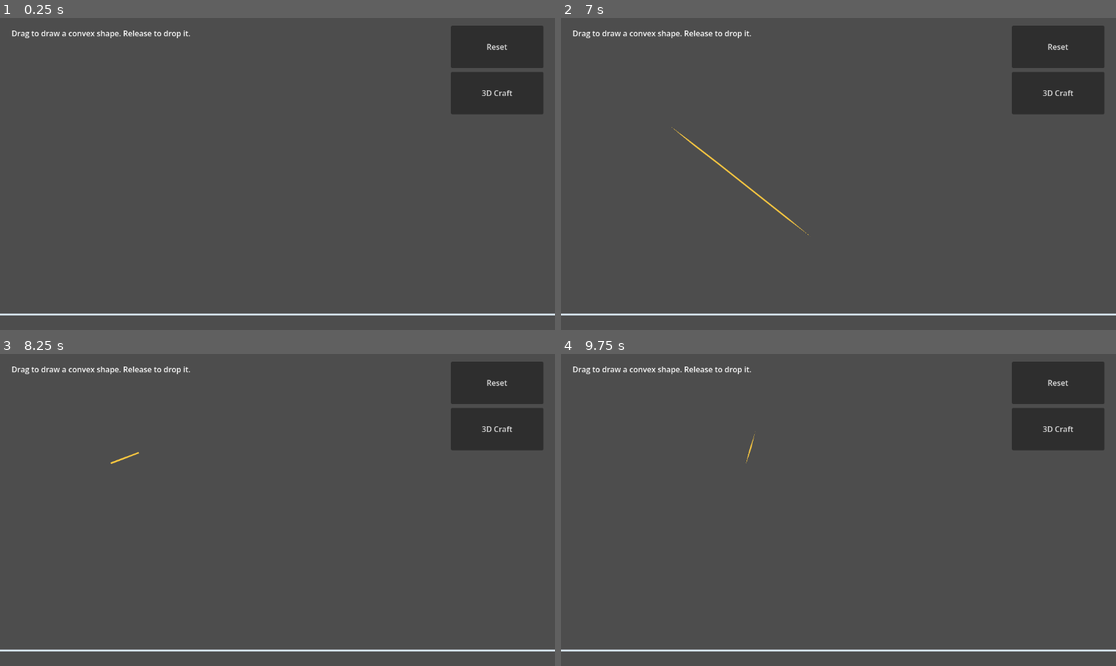
Above: before the commit, frames 1-4 (two rows, left to right).
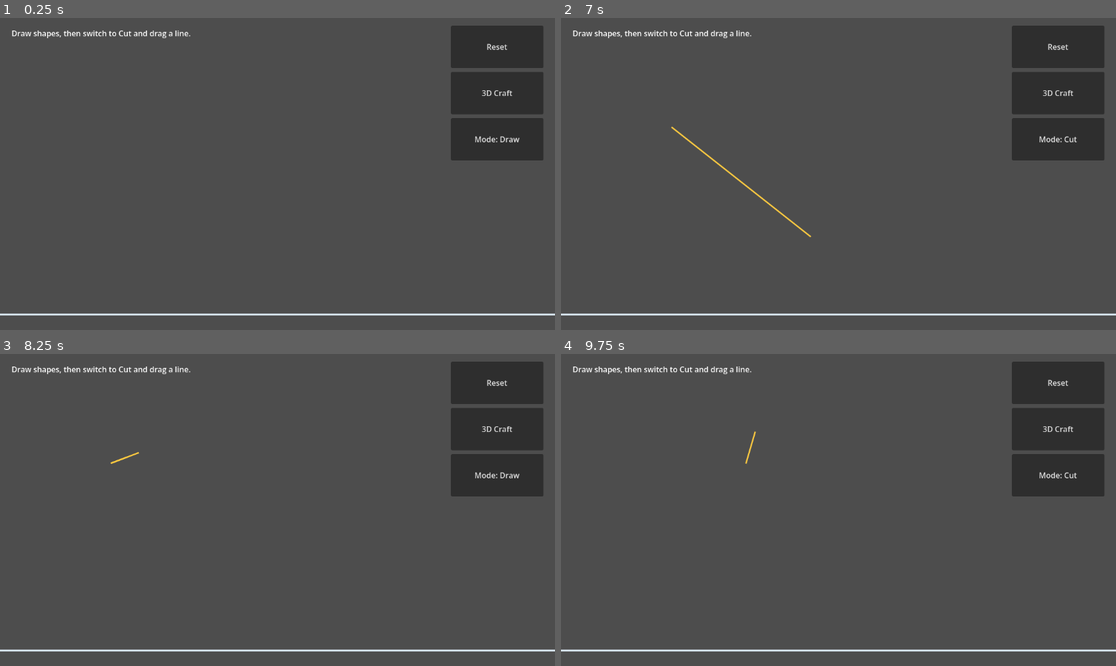
Above: after the commit, the same moments.

Repository: bundai223/game-poc
Game: Godot game, scene res://experiments/draw_physics/main.tscn
Same seed, same stepped clock (60 frames per second), same inputs: the game is played once before the commit and once after it.
Inputs (mouse positions are in pixels of both pictures, inside the frame that each line leads up to):
- Up to frame 1 (0.25 s): no input
- Up to frame 2 (7 s): click "Reset" at 0.5 s; click "3D Craft" at 1.25 s; click "2D Physics" at 2 s; click (1060, 139) at 2.75 s, where only the run after the commit has a clickable "Mode: Draw"; click (1060, 139) at 3.5 s, where only the run after the commit has a clickable "Mode: Cut"; tap Enter at 4.25, 6.5 s; move the mouse to (960, 158) at 4.27 s; hold D 4.28-5 s; tap R at 4.35, 6.05 s; click (960, 158) at 4.42 s; tap Space at 5 s; drag from (727, 189) to (810, 236) at 5.02 s; move the mouse to (894, 105) at 5.77 s; hold D 5.78-6.5 s; tap 1 at 5.85 s; click (894, 105) at 5.92 s; drag from (810, 236) to (672, 127) at 6.52 s
- Up to frame 3 (8.25 s): move the mouse to (444, 556) at 7.27 s; hold A 7.28-8 s; tap Delete at 7.35 s; click (444, 556) at 7.42 s; tap R at 7.55 s; tap Space at 8 s; drag from (111, 463) to (194, 432) at 8.02 s
- Up to frame 4 (9.75 s): tap Enter at 8.75, 8.85 s; move the mouse to (866, 510) at 8.77 s; hold S 8.78-9.5 s; click (866, 510) at 8.92 s; tap R at 9.05 s; tap Space at 9.5 s; drag from (755, 432) to (727, 525) at 9.52 s

The runs differ from the first frame. In frame 1, 2.6% of the frame differs, in the area x 4-98%, y 4-46%; in frame 2, 2.7%, in the area x 4-98%, y 4-71%; in frame 3, 2.6%; in frame 4, 2.6%.

Commit message:
[2D Draw] 図形の切断モードを追加

Diff:
--- a/experiments/draw_physics/main.gd
+++ b/experiments/draw_physics/main.gd
@@ -3,9 +3,16 @@
 const Outline = preload("res://experiments/draw_physics/outline.gd")
 const OutlineData = preload("res://experiments/draw_physics/outline_data.gd")
 const RigidBodyAdapter = preload("res://experiments/draw_physics/rigid_body_adapter.gd")
+const Slice = preload("res://experiments/draw_physics/slice.gd")
 const FLOOR_WIDTH := 10000.0
 const FLOOR_HEIGHT := 32.0
 
+var _cut_mode := false
+var _cut_cursor := Vector2.ZERO
+var _last_motion_ms := 0
+const CUT_SLOW_SPEED := 80.0
+const CUT_PAUSE_MS := 150
+var _frozen_bodies := {}
 var _floor_y := 0.0
 var _drawing := false
 var _touch_index := -1
@@ -26,7 +33,7 @@
 
 	var instructions := Label.new()
 	instructions.position = Vector2(24.0, 20.0)
-	instructions.text = "Drag to draw a convex shape. Release to drop it."
+	instructions.text = "Draw shapes, then switch to Cut and drag a line."
 	add_child(instructions)
 	var controls := CanvasLayer.new()
 	add_child(controls)
@@ -50,7 +57,28 @@
 	craft_button.offset_bottom = 200.0
 	craft_button.pressed.connect(_open_vehicle_craft)
 	controls.add_child(craft_button)
-	queue_redraw()
+	var mode_button := Button.new()
+	mode_button.name = "ModeButton"
+	mode_button.text = "Mode: Draw"
+	mode_button.set_anchors_preset(Control.PRESET_TOP_RIGHT)
+	mode_button.offset_left = -216.0
+	mode_button.offset_top = 208.0
+	mode_button.offset_right = -24.0
+	mode_button.offset_bottom = 296.0
+	mode_button.pressed.connect(func():
+		_cancel_draw()
+		_cut_mode = not _cut_mode
+		mode_button.text = "Mode: Cut" if _cut_mode else "Mode: Draw"
+	)
+	controls.add_child(mode_button)
+	queue_redraw()
+
+
+func _process(_delta: float) -> void:
+	if _drawing and _cut_mode and Time.get_ticks_msec() - _last_motion_ms >= CUT_PAUSE_MS:
+		if _outline[-1].distance_to(_cut_cursor) >= 3.0:
+			_outline.append(_cut_cursor)
+			queue_redraw()
 
 
 func _unhandled_input(event: InputEvent) -> void:
@@ -65,10 +93,7 @@
 		_add_point(to_local(event.position))
 	elif event is InputEventScreenTouch:
 		if event.canceled and event.index == _touch_index:
-			_drawing = false
-			_touch_index = -1
-			_outline.clear()
-			queue_redraw()
+			_cancel_draw()
 		elif event.pressed and not _drawing:
 			_touch_index = event.index
 			_begin_draw(to_local(event.position))
@@ -80,9 +105,7 @@
 
 
 func reset() -> void:
-	_drawing = false
-	_touch_index = -1
-	_outline.clear()
+	_cancel_draw()
 	for body in _created_bodies:
 		body.queue_free()
 	_created_bodies.clear()
@@ -103,16 +126,31 @@
 func _begin_draw(point: Vector2) -> void:
 	_drawing = true
 	_outline = PackedVector2Array([point])
+	if _cut_mode:
+		_cut_cursor = point
+		_last_motion_ms = Time.get_ticks_msec()
+		for body in _created_bodies:
+			_frozen_bodies[body] = [body.freeze, body.linear_velocity, body.angular_velocity]
+			body.freeze = true
 	queue_redraw()
 
 
 func _add_point(point: Vector2) -> void:
+	if _cut_mode:
+		var now := Time.get_ticks_msec()
+		var elapsed := now - _last_motion_ms
+		if elapsed > 0 and _cut_cursor.distance_to(point) * 1000.0 / elapsed < CUT_SLOW_SPEED and _outline[-1].distance_to(_cut_cursor) >= 3.0:
+			_outline.append(_cut_cursor)
+		if _outline.size() >= 2048:
+			_cancel_draw()
+			return
+		_cut_cursor = point
+		_last_motion_ms = now
+		queue_redraw()
+		return
 	if _outline.is_empty() or _outline[-1].distance_to(point) >= 3.0:
 		if _outline.size() >= 2048:
-			_drawing = false
-			_touch_index = -1
-			_outline.clear()
-			queue_redraw()
+			_cancel_draw()
 			return
 		_outline.append(point)
 		queue_redraw()
@@ -122,7 +160,15 @@
 	if not _drawing:
 		return
 	_add_point(point)
+	if not _drawing:
+		return
 	_drawing = false
+	if _cut_mode:
+		if _outline[-1].distance_to(point) >= 3.0:
+			_outline.append(point)
+		_cut_bodies()
+		_cancel_draw()
+		return
 	var points := Outline.prepare(_outline)
 	_outline.clear()
 	if not points.is_empty():
@@ -130,10 +176,48 @@
 	queue_redraw()
 
 
+func _cancel_draw() -> void:
+	_drawing = false
+	_touch_index = -1
+	_outline.clear()
+	for body in _frozen_bodies:
+		if is_instance_valid(body):
+			var state: Array = _frozen_bodies[body]
+			body.freeze = state[0]
+			body.linear_velocity = state[1]
+			body.angular_velocity = state[2]
+	_frozen_bodies.clear()
+	queue_redraw()
+
+
+func _cut_bodies() -> void:
+	for body in _created_bodies.duplicate():
+		var visual: Polygon2D = body.get_child(0)
+		var polygon := PackedVector2Array()
+		for point in visual.polygon:
+			polygon.append(to_local(body.to_global(point)))
+		var pieces := Slice.split(polygon, _outline)
+		if pieces.size() < 2:
+			continue
+		var state: Array = _frozen_bodies[body]
+		var center := to_local(body.to_global(body.center_of_mass))
+		_created_bodies.erase(body)
+		_frozen_bodies.erase(body)
+		body.queue_free()
+		for points in pieces:
+			var local_points := PackedVector2Array()
+			for point in points:
+				local_points.append(body.to_local(to_global(point)))
+			var part := spawn_body(OutlineData.new(local_points))
+			part.transform = body.transform * part.transform
+			part.linear_velocity = state[1] + (part.position - center).orthogonal() * state[2]
+			part.angular_velocity = state[2]
+
+
 func _draw() -> void:
 	draw_line(Vector2(400.0 - FLOOR_WIDTH / 2.0, _floor_y), Vector2(400.0 + FLOOR_WIDTH / 2.0, _floor_y), Color(0.85, 0.9, 0.95), 4.0)
-	if _outline.size() > 1:
+	if _outline.size() > 1 or (_cut_mode and _drawing and _outline.size() == 1):
 		var preview := _outline.duplicate()
 		if _drawing:
-			preview.append(_outline[0])
+			preview.append(_cut_cursor if _cut_mode else _outline[0])
 		draw_polyline(preview, Color(1.0, 0.8, 0.25), 3.0, true)
--- /dev/null
+++ b/experiments/draw_physics/slice.gd
@@ -0,0 +1,82 @@
+extends RefCounted
+
+const Outline = preload("res://experiments/draw_physics/outline.gd")
+const EPSILON := 0.01
+
+
+static func split(polygon: PackedVector2Array, stroke: PackedVector2Array) -> Array[PackedVector2Array]:
+	var pieces: Array[PackedVector2Array] = [polygon]
+	if stroke.size() < 2:
+		return pieces
+	# shortcut: self-crossing strokes are rejected; support a planar graph to split them.
+	for first in range(stroke.size() - 1):
+		for second in range(first + 2, stroke.size() - 1):
+			if Geometry2D.segment_intersects_segment(stroke[first], stroke[first + 1], stroke[second], stroke[second + 1]) != null:
+				return pieces
+	var pending: Array[PackedVector2Array] = [polygon]
+	pieces.clear()
+	while not pending.is_empty():
+		var current: PackedVector2Array = pending.pop_back()
+		var divided := false
+		for path in Geometry2D.intersect_polyline_with_polygon(stroke, current):
+			var result := _split_path(current, path)
+			if result.size() == 2:
+				pending.append_array(result)
+				divided = true
+				break
+			if path.size() >= 2 and path[0].distance_to(path[-1]) >= EPSILON and _edge_at(current, path[0]) >= 0 and _edge_at(current, path[-1]) >= 0 and _edge_at(current, (path[0] + path[1]) / 2.0) < 0 and Geometry2D.is_point_in_polygon((path[0] + path[1]) / 2.0, current):
+				return [polygon]
+		if not divided:
+			pieces.append(current)
+	return pieces
+
+
+static func _split_path(polygon: PackedVector2Array, path: PackedVector2Array) -> Array[PackedVector2Array]:
+	var result: Array[PackedVector2Array] = []
+	if path.size() < 2 or path[0].distance_to(path[-1]) < EPSILON:
+		return result
+	var start_edge := _edge_at(polygon, path[0])
+	var end_edge := _edge_at(polygon, path[-1])
+	if start_edge < 0 or end_edge < 0:
+		return result
+	var first := PackedVector2Array(path)
+	var second := PackedVector2Array(path)
+	second.reverse()
+	_append_boundary(first, polygon, end_edge, start_edge, path[-1], path[0])
+	_append_boundary(second, polygon, start_edge, end_edge, path[0], path[-1])
+	var valid_first := Outline.prepare(first)
+	var valid_second := Outline.prepare(second)
+	if valid_first.is_empty() or valid_second.is_empty():
+		return result
+	var area := absf(_area(polygon))
+	if absf(absf(_area(valid_first)) + absf(_area(valid_second)) - area) > maxf(1.0, area * 0.001):
+		return result
+	result.append(valid_first)
+	result.append(valid_second)
+	return result
+
+
+static func _edge_at(polygon: PackedVector2Array, point: Vector2) -> int:
+	for i in polygon.size():
+		if Geometry2D.get_closest_point_to_segment(point, polygon[i], polygon[(i + 1) % polygon.size()]).distance_to(point) < EPSILON:
+			return i
+	return -1
+
+
+static func _append_boundary(output: PackedVector2Array, polygon: PackedVector2Array, from_edge: int, to_edge: int, from: Vector2, to: Vector2) -> void:
+	var index := from_edge
+	var same_edge_forward := from_edge == to_edge and (to - from).dot(polygon[(from_edge + 1) % polygon.size()] - polygon[from_edge]) >= 0.0
+	if same_edge_forward:
+		return
+	while true:
+		index = (index + 1) % polygon.size()
+		output.append(polygon[index])
+		if index == to_edge:
+			break
+
+
+static func _area(polygon: PackedVector2Array) -> float:
+	var value := 0.0
+	for i in polygon.size():
+		value += polygon[i].cross(polygon[(i + 1) % polygon.size()])
+	return value / 2.0
--- a/tests/test_collider_integration.gd
+++ b/tests/test_collider_integration.gd
@@ -179,3 +179,91 @@
 	touch.position = Vector2(150, 200)
 	get_viewport().push_input(touch)
 	assert_int(demo._created_bodies.size()).is_equal(1)
+
+
+func test_cut_mode_freezes_splits_and_resumes_bodies() -> void:
+	var demo := DrawPhysics.instantiate()
+	add_child(demo)
+	var body: RigidBody2D = demo.spawn_body(OutlineData.new(PackedVector2Array([Vector2(100, 100), Vector2(300, 100), Vector2(300, 300), Vector2(100, 300)])))
+	body.linear_velocity = Vector2(30, 10)
+	var button := demo.find_child("ModeButton", true, false) as Button
+	button.pressed.emit()
+	var touch := InputEventScreenTouch.new()
+	touch.index = 4
+	touch.position = Vector2(50, 200)
+	touch.pressed = true
+	demo._unhandled_input(touch)
+	assert_bool(body.freeze).is_true()
+	var drag := InputEventScreenDrag.new()
+	drag.index = 4
+	drag.position = Vector2(350, 200)
+	demo._unhandled_input(drag)
+	touch.position = drag.position
+	touch.pressed = false
+	demo._unhandled_input(touch)
+	assert_int(demo._created_bodies.size()).is_equal(2)
+	for piece in demo._created_bodies:
+		assert_bool(piece.freeze).is_false()
+		assert_bool(piece.linear_velocity.is_equal_approx(Vector2(30, 10))).is_true()
+
+
+func test_cancelling_cut_restores_motion() -> void:
+	var demo := DrawPhysics.instantiate()
+	add_child(demo)
+	var body: RigidBody2D = demo.spawn_body(OutlineData.new(PackedVector2Array([Vector2(100, 100), Vector2(300, 100), Vector2(100, 300)])))
+	body.linear_velocity = Vector2(20, 30)
+	var button := demo.find_child("ModeButton", true, false) as Button
+	button.pressed.emit()
+	var touch := InputEventScreenTouch.new()
+	touch.pressed = true
+	touch.position = Vector2(50, 150)
+	demo._unhandled_input(touch)
+	touch.canceled = true
+	touch.pressed = false
+	demo._unhandled_input(touch)
+	assert_bool(body.freeze).is_false()
+	assert_bool(body.linear_velocity.is_equal_approx(Vector2(20, 30))).is_true()
+	assert_int(demo._created_bodies.size()).is_equal(1)
+
+
+func test_cut_applies_to_multiple_rotated_bodies() -> void:
+	var demo := DrawPhysics.instantiate()
+	add_child(demo)
+	var square := PackedVector2Array([Vector2(0, 0), Vector2(100, 0), Vector2(100, 100), Vector2(0, 100)])
+	var first: RigidBody2D = demo.spawn_body(OutlineData.new(square))
+	first.rotation = 0.3
+	var second: RigidBody2D = demo.spawn_body(OutlineData.new(PackedVector2Array([Vector2(200, 0), Vector2(300, 0), Vector2(300, 100), Vector2(200, 100)])))
+	var button := demo.find_child("ModeButton", true, false) as Button
+	button.pressed.emit()
+	var mouse := InputEventMouseButton.new()
+	mouse.button_index = MOUSE_BUTTON_LEFT
+	mouse.position = Vector2(-100, 50)
+	mouse.pressed = true
+	demo._unhandled_input(mouse)
+	mouse.position = Vector2(400, 50)
+	mouse.pressed = false
+	demo._unhandled_input(mouse)
+	assert_int(demo._created_bodies.size()).is_equal(4)
+	assert_bool(is_equal_approx(demo._created_bodies[0].rotation, 0.3)).is_true()
+	assert_bool(second.is_queued_for_deletion()).is_true()
+
+
+func test_pause_during_cut_creates_a_bend() -> void:
+	var demo := DrawPhysics.instantiate()
+	add_child(demo)
+	var button := demo.find_child("ModeButton", true, false) as Button
+	button.pressed.emit()
+	var mouse := InputEventMouseButton.new()
+	mouse.button_index = MOUSE_BUTTON_LEFT
+	mouse.position = Vector2(20, 50)
+	mouse.pressed = true
+	demo._unhandled_input(mouse)
+	var move := InputEventMouseMotion.new()
+	move.position = Vector2(100, 100)
+	demo._unhandled_input(move)
+	demo._last_motion_ms = Time.get_ticks_msec() - 200
+	demo._process(0.0)
+	demo._process(0.0)
+	assert_int(demo._outline.size()).is_equal(2)
+	assert_bool(demo._outline[1].is_equal_approx(Vector2(100, 100))).is_true()
+	button.pressed.emit()
--- a/tests/test_fixed_timestep_physics.gd
+++ b/tests/test_fixed_timestep_physics.gd
@@ -25,3 +25,25 @@
 		await get_tree().physics_frame
 	assert_bool(body.position.y > demo._floor_y - 100.0 and body.position.y < demo._floor_y).is_true()
 	assert_bool(absf(body.linear_velocity.y) < 10.0).is_true()
+
+
+func test_cut_drag_pauses_and_cancel_resumes_falling() -> void:
+	var demo := DrawPhysics.instantiate()
+	add_child(demo)
+	var body: RigidBody2D = demo.spawn_body(OutlineData.new(PackedVector2Array([Vector2(100, 100), Vector2(200, 100), Vector2(150, 200)])))
+	var button := demo.find_child("ModeButton", true, false) as Button
+	button.pressed.emit()
+	var touch := InputEventScreenTouch.new()
+	touch.pressed = true
+	touch.position = Vector2(50, 150)
+	demo._unhandled_input(touch)
+	var paused_position := body.position
+	for _frame in 10:
+		await get_tree().physics_frame
+	assert_bool(body.position.is_equal_approx(paused_position)).is_true()
+	touch.pressed = false
+	touch.canceled = true
+	demo._unhandled_input(touch)
+	for _frame in 10:
+		await get_tree().physics_frame
+	assert_bool(body.position.y > paused_position.y).is_true()
--- /dev/null
+++ b/tests/test_slice.gd
@@ -0,0 +1,30 @@
+extends GdUnitTestSuite
+
+const Slice = preload("res://experiments/draw_physics/slice.gd")
+
+
+func test_straight_and_bent_cuts_split_square() -> void:
+	var square := PackedVector2Array([Vector2(0, 0), Vector2(200, 0), Vector2(200, 200), Vector2(0, 200)])
+	var straight := PackedVector2Array([Vector2(-20, 100), Vector2(220, 100)])
+	var bent := PackedVector2Array([Vector2(-20, 60), Vector2(100, 100), Vector2(220, 140)])
+	assert_int(Slice.split(square, straight).size()).is_equal(2)
+	assert_int(Slice.split(square, bent).size()).is_equal(2)
+	assert_int(Slice.split(square, PackedVector2Array([Vector2(-20, 50), Vector2(50, 50)])).size()).is_equal(1)
+
+
+func test_concave_cut_can_make_three_pieces() -> void:
+	var shape := PackedVector2Array([Vector2(0, 0), Vector2(200, 0), Vector2(200, 200), Vector2(150, 200), Vector2(150, 50), Vector2(50, 50), Vector2(50, 200), Vector2(0, 200)])
+	assert_int(Slice.split(shape, PackedVector2Array([Vector2(-20, 100), Vector2(220, 100)])).size()).is_equal(3)
+
+
+func test_small_piece_keeps_original_shape() -> void:
+	var square := PackedVector2Array([Vector2(0, 0), Vector2(200, 0), Vector2(200, 200), Vector2(0, 200)])
+	var pieces := Slice.split(square, PackedVector2Array([Vector2(-10, 1), Vector2(210, 1)]))
+	assert_int(pieces.size()).is_equal(1)
+	assert_bool(pieces[0] == square).is_true()
+
+
+func test_self_crossing_cut_leaves_shape_unchanged() -> void:
+	var square := PackedVector2Array([Vector2(0, 0), Vector2(200, 0), Vector2(200, 200), Vector2(0, 200)])
+	var stroke := PackedVector2Array([Vector2(-10, 50), Vector2(210, 150), Vector2(-10, 150), Vector2(210, 50)])
+	assert_int(Slice.split(square, stroke).size()).is_equal(1)
Not shown, added: experiments/draw_physics/slice.gd.uid
Not shown, added: tests/test_slice.gd.uid
Not shown, added: raw/issues/2026-11-12_36/cut-mode.md
Not shown, changed: wiki/pages/experiments/log.md
Not shown, changed: wiki/pages/experiments/手描き輪郭の剛体化.md
